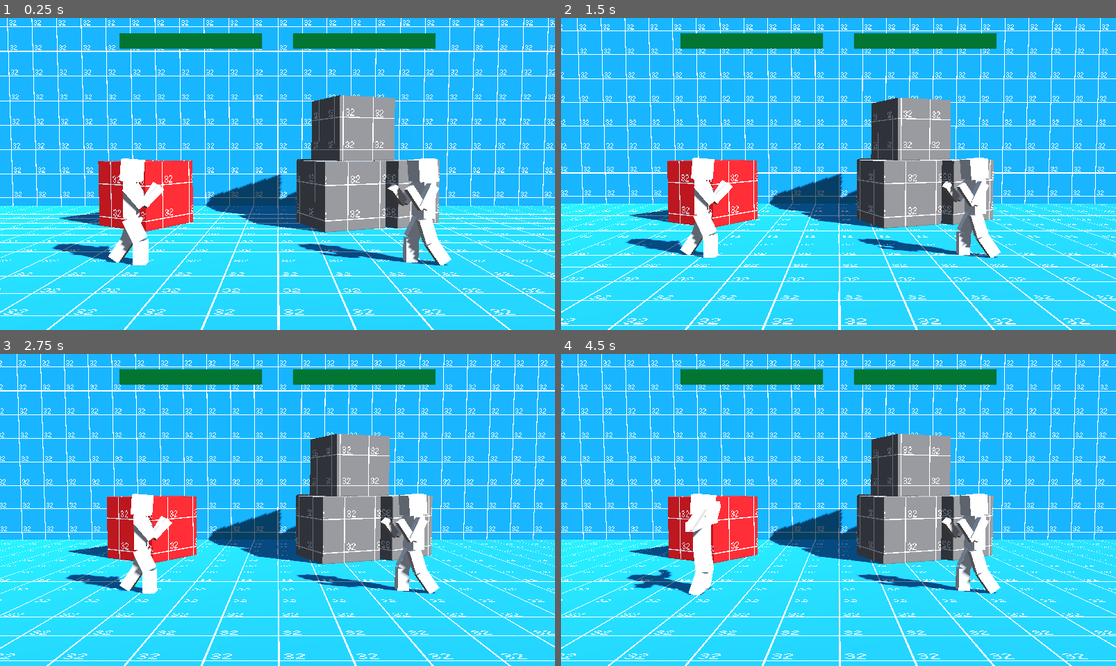
Above: before the commit, frames 1-4 (two rows, left to right).
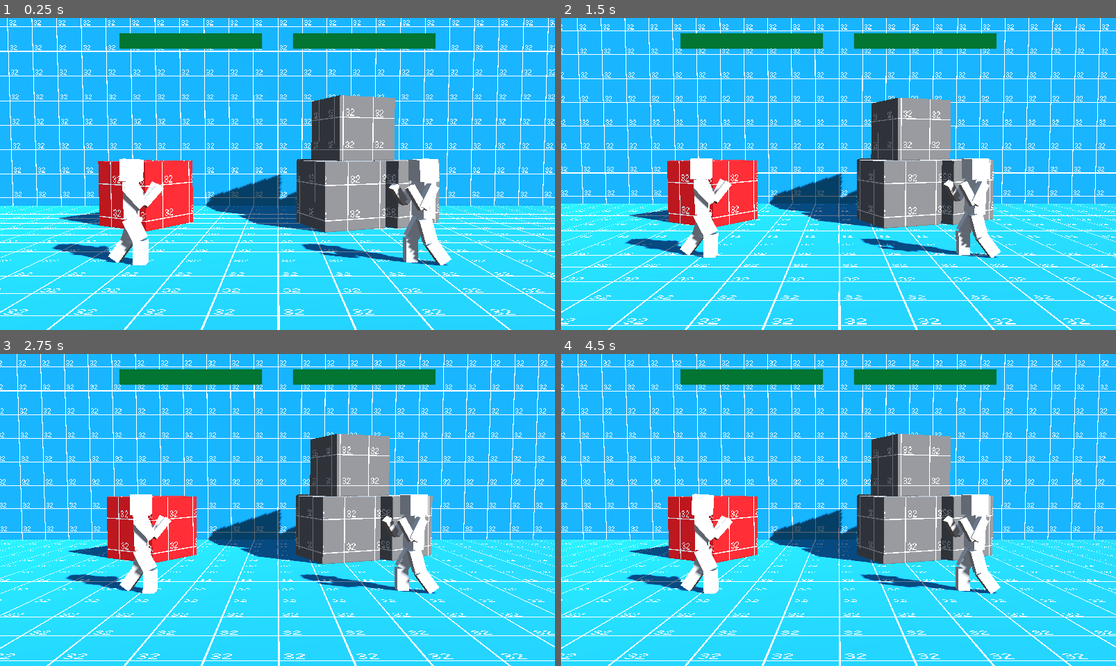
Above: after the commit, the same moments.

Repository: miklaskarjalainen/KioskKnockout
Game: Godot game, scene res://src/scenes/Arena1.tscn
Same seed, same stepped clock (60 frames per second), same inputs: the game is played once before the commit and once after it. This scene is started directly instead of the project's main scene.
Inputs (mouse positions are in pixels of both pictures, inside the frame that each line leads up to):
- Up to frame 1 (0.25 s): no input
- Up to frame 2 (1.5 s): tap Enter at 0.5 s; move the mouse to (960, 158) at 0.52 s; hold Up (ui_up) 0.53-1.25 s; click (960, 158) at 0.67 s; drag from (727, 189) to (810, 236) at 1.27 s
- Up to frame 3 (2.75 s): move the mouse to (333, 441) at 2.02 s; hold Up (ui_up) from 2.03 s (still down)
- Up to frame 4 (4.5 s): release Up (ui_up) at 2.75 s; tap Space at 2.75 s; drag from (810, 572) to (672, 463) at 2.77 s; move the mouse to (1005, 556) at 3.52 s; hold Down (ui_down) 3.53-4.25 s; drag from (672, 463) to (755, 432) at 4.27 s

The runs differ from the first frame. In frame 1, 0.3% of the frame differs, in the area x 18-82%, y 44-80%; in frame 2, 0.5%; in frame 3, 0.4%; in frame 4, 1.3%, in the area x 12-80%, y 44-78%.
Error before the commit: Invalid access to property or key 'on_died' on a base object of type 'Nil'. (res://src/actors/AnimationHandler.gd:31)

Commit message:
Added new attacks

Diff:
--- a/src/actors/ActionController.gd
+++ b/src/actors/ActionController.gd
@@ -4,11 +4,12 @@
 const ACTION_ERASE_FRAMES: int = 12
 
 ## Action name should be the same as the Animation name
-signal action_started(action_name: String)
+signal action_started(action_name: String, anim_spd: float)
 signal action_ended()
 
 @onready var player: Player = get_parent()
 @export var anim_controller: AnimationController = null
+@export var ground_cast: RayCast3D = null
 
 @onready var pos_rhand = Global.find_node_or_null(player, "pos_rhand")
 @onready var pos_lhand = Global.find_node_or_null(player, "pos_lhand")
@@ -30,13 +31,15 @@
 	assert(pos_rhand, "is null")
 	assert(pos_lhand, "is null")
 
-	action_started.connect(func(_ac: String): _performing_action = true)
+	action_started.connect(func(_ac: String, _spd: float): _performing_action = true)
 	action_ended.connect(func(): _performing_action = false)
 
 func _perform_action(action_path: String):
-	Console.message(action_path)
+	if action_path.is_empty():
+		return
+
 	var atk: AttackHurtbox = load(action_path).instantiate()
-	action_started.emit(atk.play_anim)
+	action_started.emit(atk.play_anim, atk.anim_speed)
 	atk.tree_exiting.connect(func():
 		action_ended.emit()
 	)
@@ -71,11 +74,27 @@
 		elif buf[0] == "right" and buf[1] == "right":
 			Console.warning("Dashes not implemented")
 			return
+
+	var normal = "res://src/actors/Attacks/BasicPunch.tscn"
+	var special = "res://src/actors/Attacks/KarateKick.tscn"
+
+	if buf.size() >= 2 and buf[1] == "up":
+		normal = "res://src/actors/Attacks/UpperCut.tscn"
+		special = "res://src/actors/Attacks/GroinKick.tscn"
+
+
+	if not player.is_on_floor():
+		normal = ""
+		special = ""
+
+	if not ground_cast.is_colliding():
+		special = "res://src/actors/Attacks/JumpSpecial.tscn"
+
 	match buf[0]:
 		"normal":
-			_perform_action("res://src/actors/Attacks/BasicPunch.tscn")
+			_perform_action(normal)
 		"special":
-			_perform_action("res://src/actors/Attacks/BasicKick.tscn")
+			_perform_action(special)
 		_:
 			pass
 
--- a/src/actors/AnimationHandler.gd
+++ b/src/actors/AnimationHandler.gd
@@ -4,33 +4,31 @@
 ## automatically.
 class_name AnimationController
 
+const ANIM_BLEND: float = 0.15
+
 @export var anim: AnimationPlayer = null
 @export var actions: ActionController = null
 @export var controller: PlayerController = null
 @export var health: HealthComponent = null
 
-func stop_action():
-	anim.stop()
-
-func play_action(p_anim: String):
-	anim.stop()
-	anim.play(p_anim)
+func play_action(p_anim: String, p_spd: float):
+	#anim.stop()
+	anim.play(p_anim, ANIM_BLEND, p_spd)
 
 func _ready() -> void:
 	assert(anim, "is null")
 	assert(actions, "is null")
 	assert(controller, "is null")
-	actions.action_started.connect(func(action: String):
-		play_action(action)
+	actions.action_started.connect(func(action: String, spd: float):
+		play_action(action, spd)
 	)
-	actions.action_ended.connect(stop_action)
 	controller.on_jump.connect(func():
-		anim.stop()
-		anim.play("jump")
+		#anim.stop()
+		anim.play("jump", ANIM_BLEND)
 	)
 	health.on_died.connect(func():
-		anim.stop()
-		anim.play("Defeat")
+		#anim.stop()
+		anim.play("Defeat", ANIM_BLEND)
 	)
 
 func _physics_process(delta: float) -> void:
@@ -40,7 +38,7 @@
 		return
 
 	if controller.is_hitstun():
-		anim.play("getting_hit")
+		anim.play("getting_hit", ANIM_BLEND)
 		return
 	if anim.current_animation == "jump" and anim.is_playing():
 		return
@@ -50,16 +48,16 @@
 		target_anim = "inair"
 	elif actions.player.velocity.x > 0.0:
 		if actions.player.is_opponent_on_right():
-			target_anim = "walk_forwards"
+			target_anim = "Walking_forward2"
 		else:
 			target_anim = "walk_backwards"
 	elif actions.player.velocity.x < 0.0:
 		if actions.player.is_opponent_on_right():
 			target_anim = "walk_backwards"
 		else:
-			target_anim = "walk_forwards"
+			target_anim = "Walking_forward2"
 	else:
 		target_anim = "idle"
 
 	if not actions.is_performing_action() and anim.current_animation != target_anim:
-		anim.play(target_anim, 0.15)
+		anim.play(target_anim, ANIM_BLEND)
--- a/src/actors/Attacks/Attack.gd
+++ b/src/actors/Attacks/Attack.gd
@@ -11,6 +11,7 @@
 @export_range(0, 60) var recovery : int = 0 ## How many frames until the character can move. (After active frames)
 @export_range(0, 60) var hitstun  : int = 0 ## How many frames the target will be stun if hit, should be greater or equal to knockback_duration. (For now atleast).
 @export_range(0, 60) var blockstun: int = 0 ## How many frames the target will be stun if blocked
+@export_range(0.2, 5.0, 0.1) var anim_speed: float = 1.0
 @export_category("Damage")
 @export_enum("RightHand", "RightLeg", "LeftHand", "LeftLeg") var hitbox_location = 0
 @export_range(0, 100) var min_dmg: int = 0
--- a/src/actors/Attacks/BasicKick.tscn
+++ /dev/null
@@ -1,25 +0,0 @@
-[gd_scene load_steps=3 format=3 uid="uid://qoo6p6iuujdu"]
-
-[ext_resource type="Script" path="res://src/actors/Attacks/Attack.gd" id="1_pf0ra"]
-
-[sub_resource type="BoxShape3D" id="BoxShape3D_wuhdk"]
-size = Vector3(0.143555, 0.136719, 0.294922)
-
-[node name="BasicPunch" type="Area3D"]
-collision_layer = 0
-collision_mask = 2
-script = ExtResource("1_pf0ra")
-stop_on_hit = 0.08
-startup = 15
-active = 18
-recovery = 5
-hitstun = 12
-hitbox_location = 3
-min_dmg = 5
-max_dmg = 12
-knockback_amount = Vector2(2.4, 0)
-knockback_duration = 8
-play_anim = "kick"
-
-[node name="CollisionShape3D" type="CollisionShape3D" parent="."]
-shape = SubResource("BoxShape3D_wuhdk")
--- a/src/actors/Attacks/BasicPunch.tscn
+++ b/src/actors/Attacks/BasicPunch.tscn
@@ -9,14 +9,15 @@
 collision_layer = 0
 collision_mask = 2
 script = ExtResource("1_ms50o")
-stop_on_hit = 0.08
-startup = 15
-active = 18
-recovery = 5
+stop_on_hit = 0.04
+startup = 8
+active = 12
+recovery = 12
 hitstun = 12
-min_dmg = 5
-max_dmg = 12
-knockback_amount = Vector2(2.4, 0)
+anim_speed = 1.3
+min_dmg = 4
+max_dmg = 6
+knockback_amount = Vector2(5, 0)
 knockback_duration = 8
 
 [node name="CollisionShape3D" type="CollisionShape3D" parent="."]
--- /dev/null
+++ b/src/actors/Attacks/GroinKick.tscn
@@ -0,0 +1,26 @@
+[gd_scene load_steps=3 format=3 uid="uid://barh7166h7hd0"]
+
+[ext_resource type="Script" path="res://src/actors/Attacks/Attack.gd" id="1_annpk"]
+
+[sub_resource type="BoxShape3D" id="BoxShape3D_wuhdk"]
+size = Vector3(0.185059, 0.253449, 0.294922)
+
+[node name="GroinKick" type="Area3D"]
+collision_layer = 0
+collision_mask = 2
+script = ExtResource("1_annpk")
+stop_on_hit = 0.08
+startup = 12
+active = 12
+recovery = 24
+hitstun = 12
+hitbox_location = 3
+min_dmg = 12
+max_dmg = 18
+knockback_amount = Vector2(3, 8)
+knockback_duration = 8
+play_anim = "Groinpain"
+
+[node name="CollisionShape3D" type="CollisionShape3D" parent="."]
+transform = Transform3D(1, 0, 0, 0, 1, 0, 0, 0, 1, -0.0475952, 0.345993, 0)
+shape = SubResource("BoxShape3D_wuhdk")
--- /dev/null
+++ b/src/actors/Attacks/JumpSpecial.tscn
@@ -0,0 +1,30 @@
+[gd_scene load_steps=4 format=3 uid="uid://lpte13a7sjcw"]
+
+[ext_resource type="Script" path="res://src/actors/Attacks/Attack.gd" id="1_4shkd"]
+[ext_resource type="Script" path="res://src/actors/Attacks/JumpSpecialScript.gd" id="2_cplwx"]
+
+[sub_resource type="BoxShape3D" id="BoxShape3D_wuhdk"]
+size = Vector3(1.16602, 0.565186, 0.453125)
+
+[node name="JumpSpecial" type="Area3D"]
+collision_layer = 0
+collision_mask = 2
+script = ExtResource("1_4shkd")
+stop_on_hit = 0.08
+startup = 12
+active = 50
+recovery = 5
+hitstun = 12
+hitbox_location = 1
+min_dmg = 18
+max_dmg = 24
+knockback_amount = Vector2(10, 10)
+knockback_duration = 12
+play_anim = "Jump_kick"
+
+[node name="CollisionShape3D" type="CollisionShape3D" parent="."]
+transform = Transform3D(1, 0, 0, 0, 1, 0, 0, 0, 1, 0, 0.748535, 0)
+shape = SubResource("BoxShape3D_wuhdk")
+
+[node name="JumpSpecialAction" type="Node" parent="."]
+script = ExtResource("2_cplwx")
--- /dev/null
+++ b/src/actors/Attacks/JumpSpecialScript.gd
@@ -0,0 +1,17 @@
+extends Node
+
+# Since the attacking player is added to atk's excludes before added to the scene
+# Grab the attcker from there. A bit cheesy, but works.
+@onready var attacker: Player = get_parent()._excludes[0]
+
+const EXTRA_JUMP_HEIGHT: float = 4.2
+const EXTRA_GRAVITY: float = 12.0
+
+func _ready() -> void:
+	attacker.velocity.y = EXTRA_JUMP_HEIGHT
+
+func _physics_process(delta: float) -> void:
+	attacker.velocity.y -= EXTRA_GRAVITY * delta
+
+	if attacker.is_on_floor():
+		get_parent().queue_free()
--- /dev/null
+++ b/src/actors/Attacks/KarateKick.tscn
@@ -0,0 +1,28 @@
+[gd_scene load_steps=3 format=3 uid="uid://qoo6p6iuujdu"]
+
+[ext_resource type="Script" path="res://src/actors/Attacks/Attack.gd" id="1_w645d"]
+
+[sub_resource type="BoxShape3D" id="BoxShape3D_wuhdk"]
+size = Vector3(0.24707, 0.56369, 0.259766)
+
+[node name="KarateKick" type="Area3D"]
+transform = Transform3D(1, 0, 0, 0, 1, 0, 0, 0, 1, 0, 0.0671801, 0)
+collision_layer = 0
+collision_mask = 2
+script = ExtResource("1_w645d")
+stop_on_hit = 0.07
+startup = 12
+active = 12
+recovery = 32
+hitstun = 12
+anim_speed = 1.5
+hitbox_location = 1
+min_dmg = 5
+max_dmg = 12
+knockback_amount = Vector2(16, 2)
+knockback_duration = 5
+play_anim = "Long_kick"
+
+[node name="CollisionShape3D" type="CollisionShape3D" parent="."]
+transform = Transform3D(1, 0, 0, 0, 1, 0, 0, 0, 1, 0, 0.213486, 0)
+shape = SubResource("BoxShape3D_wuhdk")
--- /dev/null
+++ b/src/actors/Attacks/UpperCut.tscn
@@ -0,0 +1,26 @@
+[gd_scene load_steps=3 format=3 uid="uid://dxrsgd63hbl8x"]
+
+[ext_resource type="Script" path="res://src/actors/Attacks/Attack.gd" id="1_4xqqn"]
+
+[sub_resource type="BoxShape3D" id="BoxShape3D_wuhdk"]
+size = Vector3(0.240234, 0.344727, 0.294922)
+
+[node name="UpperCut" type="Area3D"]
+collision_layer = 0
+collision_mask = 2
+script = ExtResource("1_4xqqn")
+stop_on_hit = 0.08
+startup = 18
+active = 16
+recovery = 8
+hitstun = 8
+anim_speed = 1.1
+min_dmg = 10
+max_dmg = 14
+knockback_amount = Vector2(3, 8)
+knockback_duration = 8
+play_anim = "Uppercut"
+
+[node name="CollisionShape3D" type="CollisionShape3D" parent="."]
+transform = Transform3D(1, 0, 0, 0, 1, 0, 0, 0, 1, 0, 0.104004, 0)
+shape = SubResource("BoxShape3D_wuhdk")
--- a/src/actors/Player.tscn
+++ b/src/actors/Player.tscn
@@ -24,15 +24,17 @@
 visible = false
 mesh = SubResource("CapsuleMesh_4rug2")
 
-[node name="ActionController" type="Node" parent="." node_paths=PackedStringArray("anim_controller")]
+[node name="ActionController" type="Node" parent="." node_paths=PackedStringArray("anim_controller", "ground_cast")]
 script = ExtResource("3_t468b")
 anim_controller = NodePath("../AnimationHandler")
+ground_cast = NodePath("../GroundCloseness")
 
-[node name="AnimationHandler" type="Node" parent="." node_paths=PackedStringArray("anim", "actions", "controller")]
+[node name="AnimationHandler" type="Node" parent="." node_paths=PackedStringArray("anim", "actions", "controller", "health")]
 script = ExtResource("2_bt2ar")
 anim = NodePath("../player_model/AnimationPlayer")
 actions = NodePath("../ActionController")
 controller = NodePath("../PlayerController")
+health = NodePath("../HealthComponent")
 
 [node name="PlayerController" type="Node" parent="." node_paths=PackedStringArray("player", "actions")]
 script = ExtResource("2_rcsg1")
@@ -42,37 +44,41 @@
 [node name="HealthComponent" type="Node" parent="."]
 script = ExtResource("4_qrskp")
 
+[node name="GroundCloseness" type="RayCast3D" parent="."]
+editor_description = "Used for jump special, cannot collide with env to allow special to work"
+target_position = Vector3(0, -2, 0)
+
 [node name="player_model" parent="." instance=ExtResource("3_bcynx")]
 transform = Transform3D(2, 0, 0, 0, 2, 0, 0, 0, 2, 0, 0, 0)
 
 [node name="Torso" parent="player_model/Node/Humanoid" index="0"]
 transform = Transform3D(0.984808, 0, 0.173648, 0, 1, 0, -0.173648, 0, 0.984808, 0, -0.03125, 0)
 
-[node name="Head" parent="player_model/Node/Humanoid/Torso" index="0"]
+[node name="Head" parent="player_model/Node/Humanoid/Torso" index="1"]
 transform = Transform3D(0.996195, -0.0871558, 0, 0.0871558, 0.996195, 0, 0, 0, 1, -0.0078125, 0.1875, 0)
 
-[node name="LArm2" parent="player_model/Node/Humanoid/Torso" index="1"]
+[node name="LArm2" parent="player_model/Node/Humanoid/Torso" index="2"]
 transform = Transform3D(-0.023456, -0.886167, -0.462773, 0.0386909, 0.461749, -0.886167, 0.998976, -0.038691, 0.0234558, -0.015625, 0.109375, 0.171875)
 
-[node name="LEblow" parent="player_model/Node/Humanoid/Torso/LArm2" index="0"]
-transform = Transform3D(0.996195, 0, -0.0871557, 0.0754791, -0.5, 0.86273, -0.0435779, -0.866025, -0.498097, -0.0015625, -0.0078125, 0.203125)
+[node name="LEblow" parent="player_model/Node/Humanoid/Torso/LArm2" index="1"]
+transform = Transform3D(0.996195, 1.49012e-08, -0.0871557, 0.0754791, -0.5, 0.86273, -0.0435779, -0.866025, -0.498097, -0.0015625, -0.0078125, 0.203125)
 
-[node name="RArm2" parent="player_model/Node/Humanoid/Torso" index="2"]
+[node name="RArm2" parent="player_model/Node/Humanoid/Torso" index="3"]
 transform = Transform3D(0.152779, -0.766321, 0.624029, -0.137764, 0.608761, 0.781301, -0.978611, -0.205335, -0.012566, -0.015625, 0.109375, -0.171875)
 
-[node name="RElbow" parent="player_model/Node/Humanoid/Torso/RArm2" index="0"]
-transform = Transform3D(0.843391, 0.0468287, 0.535255, 0.536788, -0.11689, -0.835581, 0.0234368, 0.99204, -0.123721, -0.0015625, -0.0015625, -0.203125)
+[node name="RElbow" parent="player_model/Node/Humanoid/Torso/RArm2" index="1"]
+transform = Transform3D(0.843391, 0.0468288, 0.535255, 0.536788, -0.11689, -0.835581, 0.0234367, 0.99204, -0.123721, -0.0015625, -0.0015625, -0.203125)
 
 [node name="LLeg" parent="player_model/Node/Humanoid" index="1"]
 transform = Transform3D(0.953717, -0.300706, 0, 0.300706, 0.953717, 0, 0, 0, 1, 0, -0.28125, 0.0625)
 
-[node name="LLowerLeg" parent="player_model/Node/Humanoid/LLeg/LupperLeg" index="0"]
+[node name="LLowerLeg" parent="player_model/Node/Humanoid/LLeg/LupperLeg" index="1"]
 transform = Transform3D(0.953717, -0.300706, 0, 0.300706, 0.953717, 0, 0, 0, 1, 0, -0.21875, 0)
 
 [node name="RLeg" parent="player_model/Node/Humanoid" index="2"]
 transform = Transform3D(0.906308, 0.422618, 0, -0.422618, 0.906308, 0, 0, 0, 1, -6.93889e-18, -0.21875, -0.0625)
 
-[node name="RLowerLeg" parent="player_model/Node/Humanoid/RLeg/RUpperLeg" index="0"]
+[node name="RLowerLeg" parent="player_model/Node/Humanoid/RLeg/RUpperLeg" index="1"]
 transform = Transform3D(0.906308, -0.422618, 0, 0.422618, 0.906308, 0, 0, 0, 1, 0, -0.21875, 5.55112e-17)
 
 [editable path="player_model"]
--- a/src/actors/PlayerController.gd
+++ b/src/actors/PlayerController.gd
@@ -12,8 +12,8 @@
 @export var actions: ActionController = null
 
 @export var MoveSpeed: float = 3.4
-@export var JumpVelocity: float = 10.2
-@export var JumpHoldStr: float = 12.5
+@export var JumpVelocity: float = 13.2
+@export var JumpHoldStr: float = 18.5
 
 var _hitstun_timer   : int = 0 # How many frames left.
 var _knockback_timer : int = 0 # How many frames left.
@@ -75,6 +75,9 @@
 		_hitstun_timer -= 1
 		Debug.add_line("STUN", _hitstun_timer)
 
+	if player.is_on_floor():
+		player.velocity.x = 0.0
+
 	if _knockback_timer > 0:
 		# What to do if under the effect of a knockbock
 		player.velocity.x = _knockback_amount.x
@@ -82,10 +85,8 @@
 	elif is_hitstun():
 		# What to do when hitstun
 		_do_gravity(delta)
-		player.velocity.x = 0.0
 	elif actions.is_performing_action():
 		_do_gravity(delta)
-		player.velocity.x = 0.0
 	else:
 		# Normal movement
 		_do_gravity(delta)
Not shown, changed: assets/characters/generic.gltf
